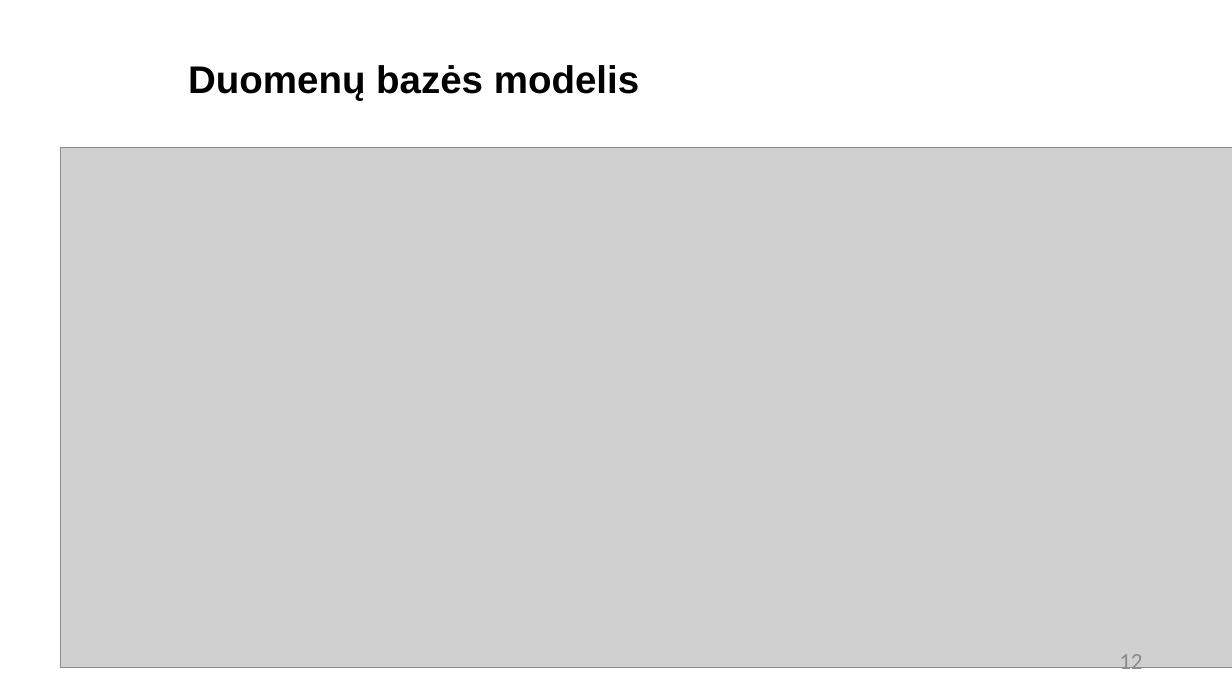
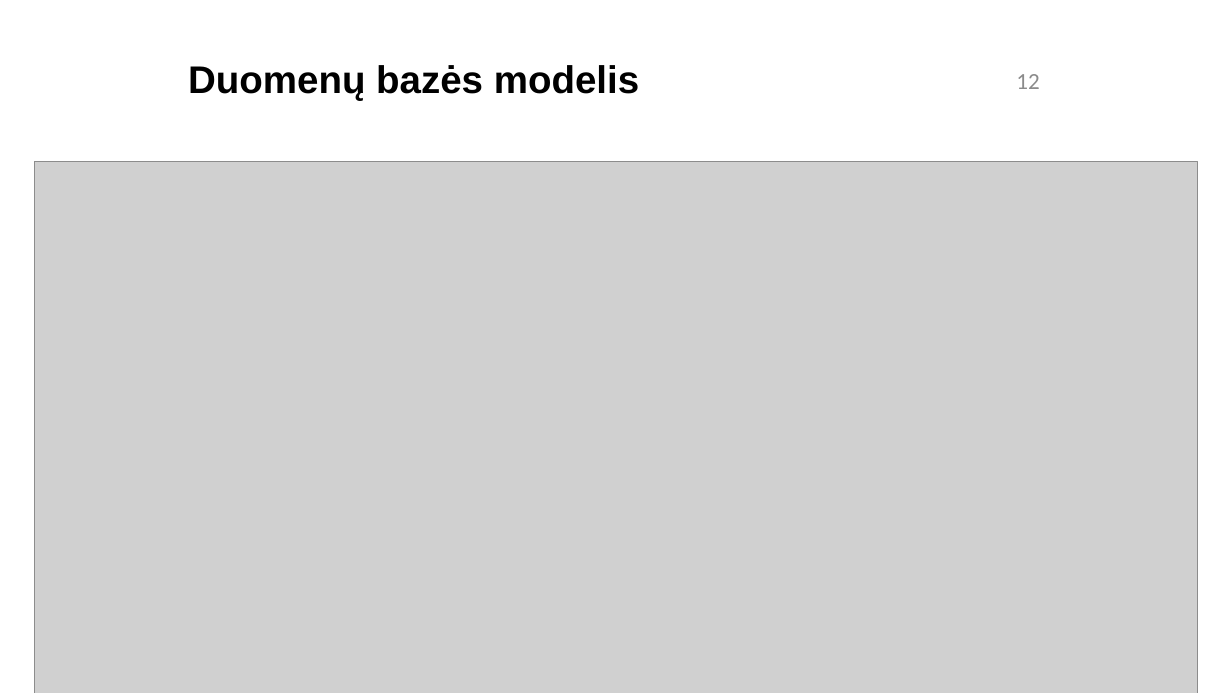
Before and after one commit to RedasNiuklys/Laisvalaikio-preki--dalinimosi-platforma, a slide deck: slide 13 of Office_stuff/Tarpinio Gynimo skaidrės.pptx. Drawn at 1232x693 pixels with LibreOffice and Linux fonts; fonts in the diff are those of the drawing; grey boxes stand for pictures; background and template pictures are left out. Boxes give left, top, right and bottom in pixels: in the first picture for what was removed or moved away, otherwise in the second. Text is boxed around its words. In the diff, an @@ line names an element or a change of style, - is before the commit and + after.

```diff
--- a/Office_stuff/Tarpinio Gynimo skaidrės.pptx
+++ b/Office_stuff/Tarpinio Gynimo skaidrės.pptx
@@ text "12" rewrapped from [1119,654,1142,676] to [1016,74,1039,89] @@
@@ picture: place and size @@
-picture at [60,147,1232,667]
+picture at [34,162,1198,693]
```
Also in this commit, not shown: 5 other slides changed, 59 other files.
